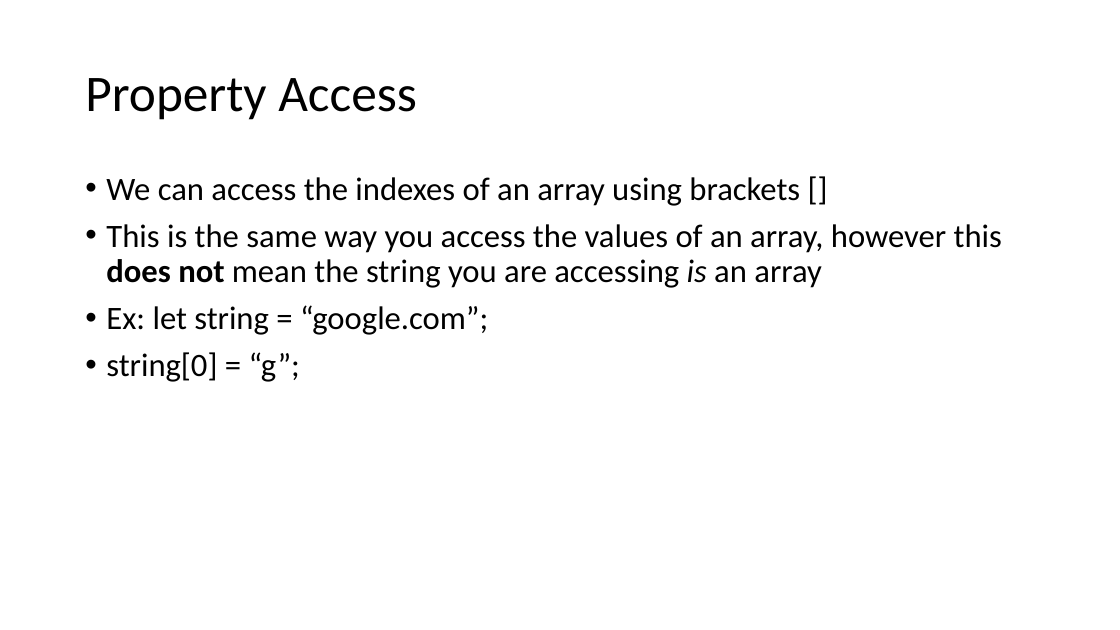
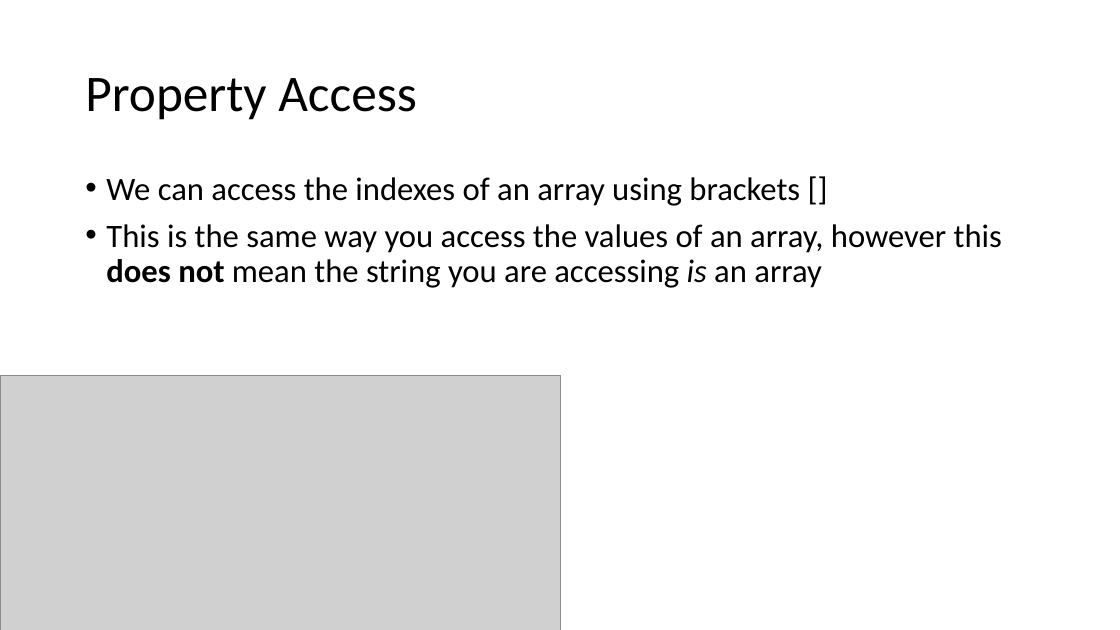
Before and after one commit to YWCANWIL-TechLab/Module4-DataTypes-Day1, a slide deck: slide 34 of slides/Strings.pptx (slide 36 before the commit). Drawn at 1120x630 pixels with LibreOffice and Linux fonts; fonts in the diff are those of the drawing; grey boxes stand for pictures. Boxes give left, top, right and bottom in pixels: in the first picture for what was removed or moved away, otherwise in the second. Text is boxed around its words. In the diff, an @@ line names an element or a change of style, - is before the commit and + after.

```diff
--- a/slides/Strings.pptx
+++ b/slides/Strings.pptx
@@ text at [106, 305, 488, 382]: paragraphs removed @@
-• Ex: let string = “google.com”;
-• string[0] = “g”;
@@ picture added at [0, 376, 560, 630] @@
```
Also in this commit, not shown: 16 other slides changed, 1 slide added, 3 slides removed.
